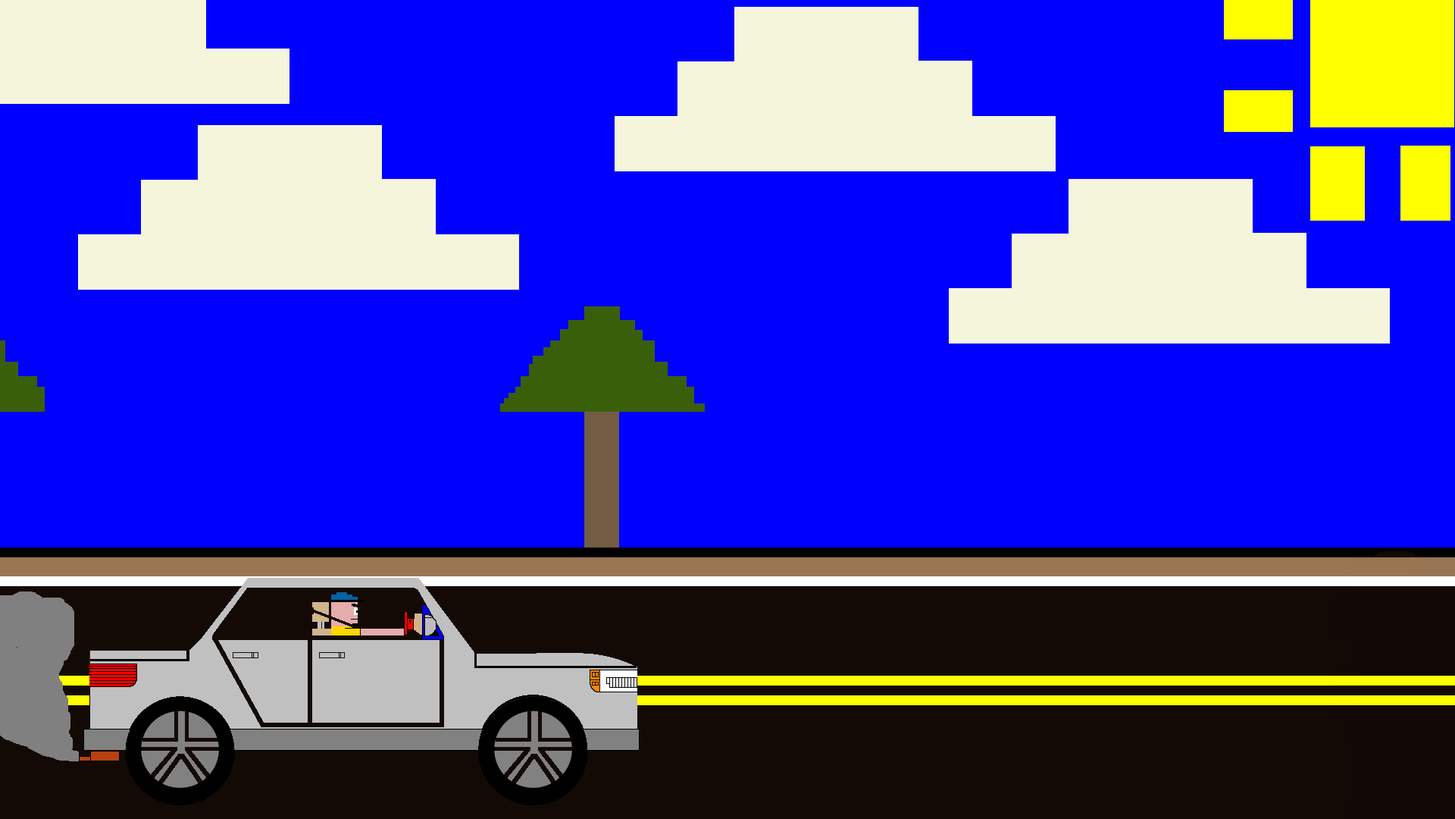
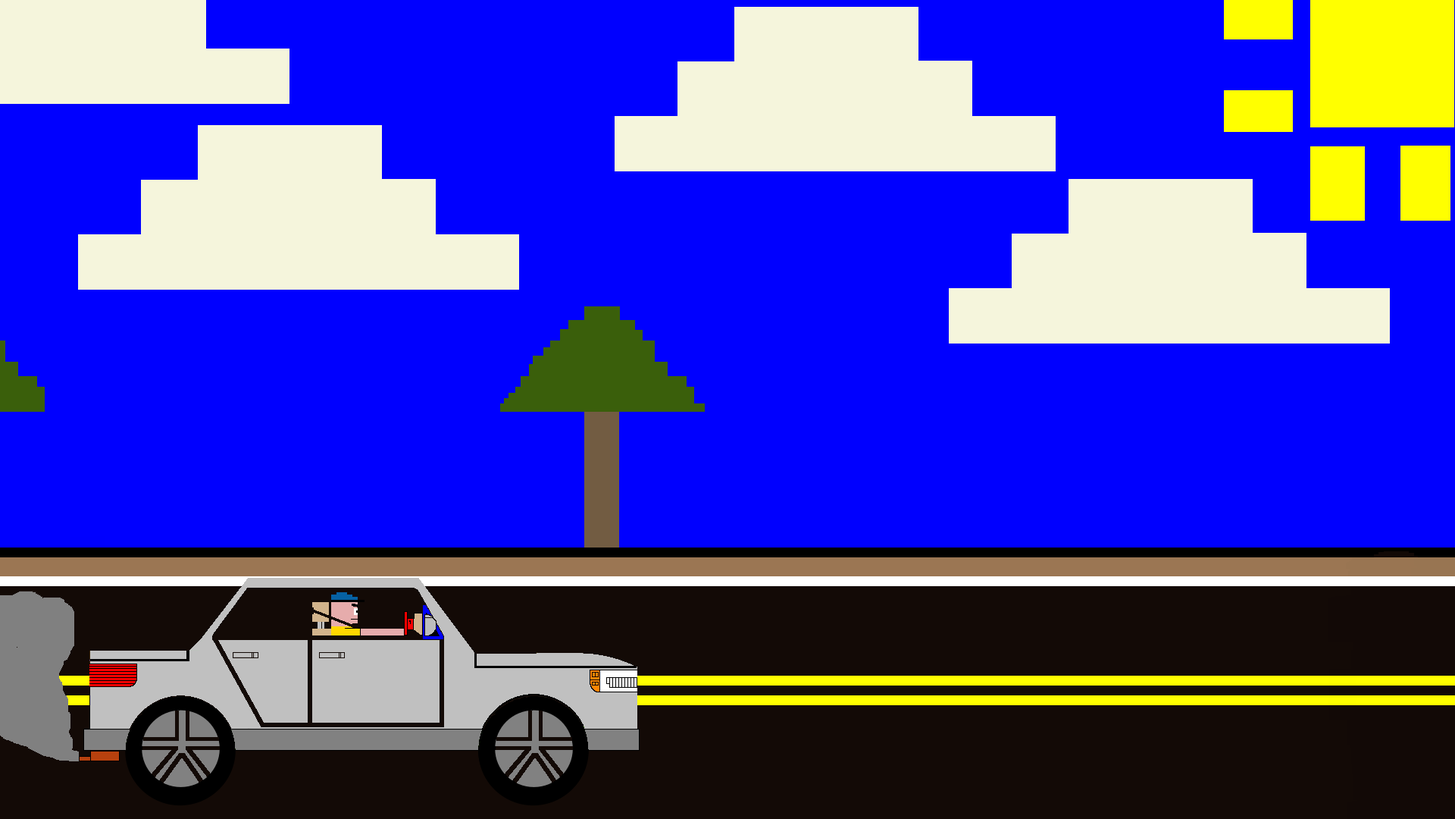
Before/after of a 1455 × 819 layered artwork. What changed in the layer stack:
added layer "TIRES.xcf" above "car_not_complete-2.xcf" over <box>0,590,617,794</box>
